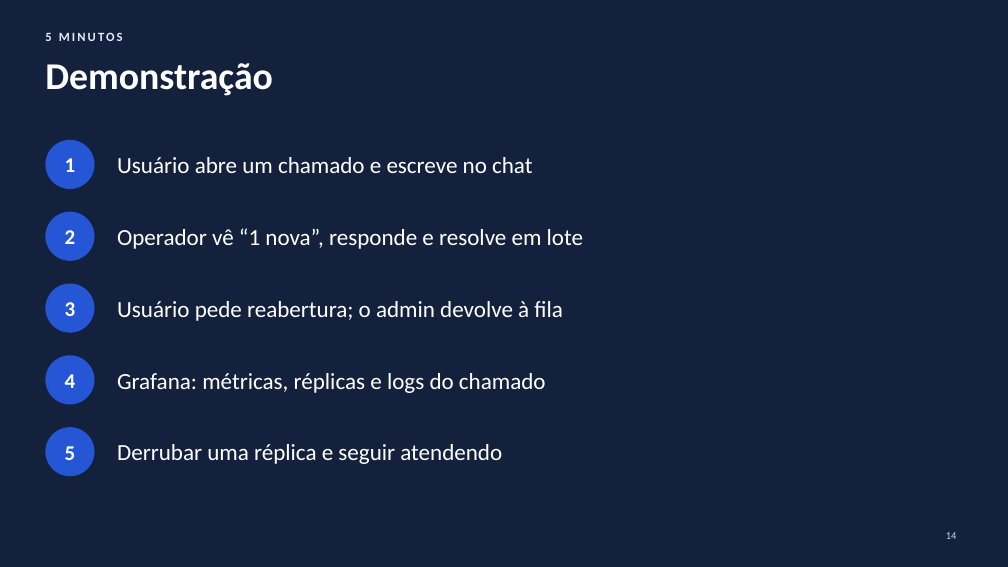
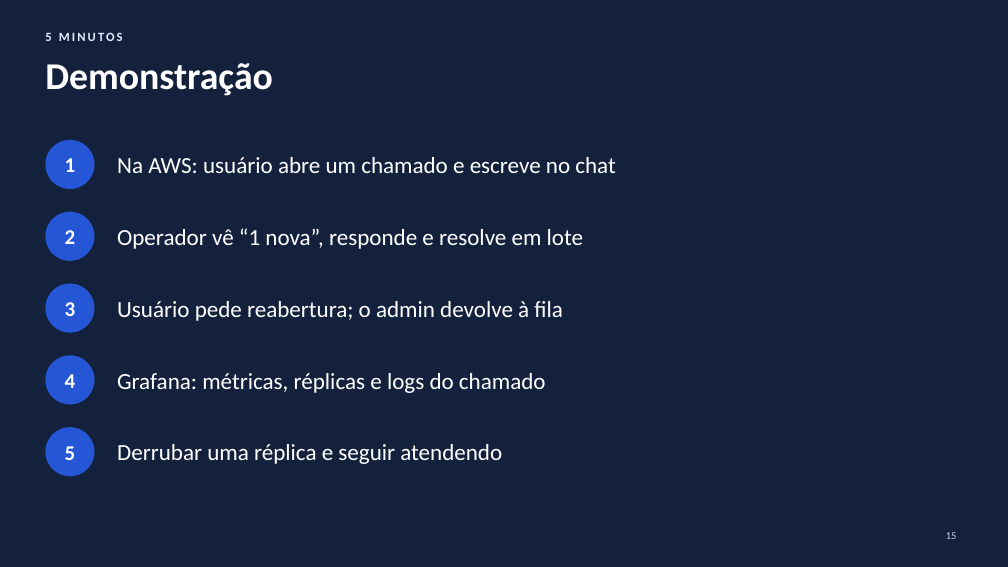
Before and after one commit to jlvjunior/HelpDesk, a slide deck: slide 15 of docs/apresentacao/HelpDesk-Cloud-Apresentacao.pptx (slide 14 before the commit). Drawn at 1008x567 pixels with LibreOffice and Linux fonts; fonts in the diff are those of the drawing. Boxes give left, top, right and bottom in pixels: in the first picture for what was removed or moved away, otherwise in the second. Text is boxed around its words. In the diff, an @@ line names an element or a change of style, - is before the commit and + after.

```diff
--- a/docs/apresentacao/HelpDesk-Cloud-Apresentacao.pptx
+++ b/docs/apresentacao/HelpDesk-Cloud-Apresentacao.pptx
@@ text at (117,157,615,173): text changed @@
-Usuário abre um chamado e escreve no chat
+Na AWS: usuário abre um chamado e escreve no chat
```
Also in this commit, not shown: 3 other slides changed, 1 slide added, 9 other files.
